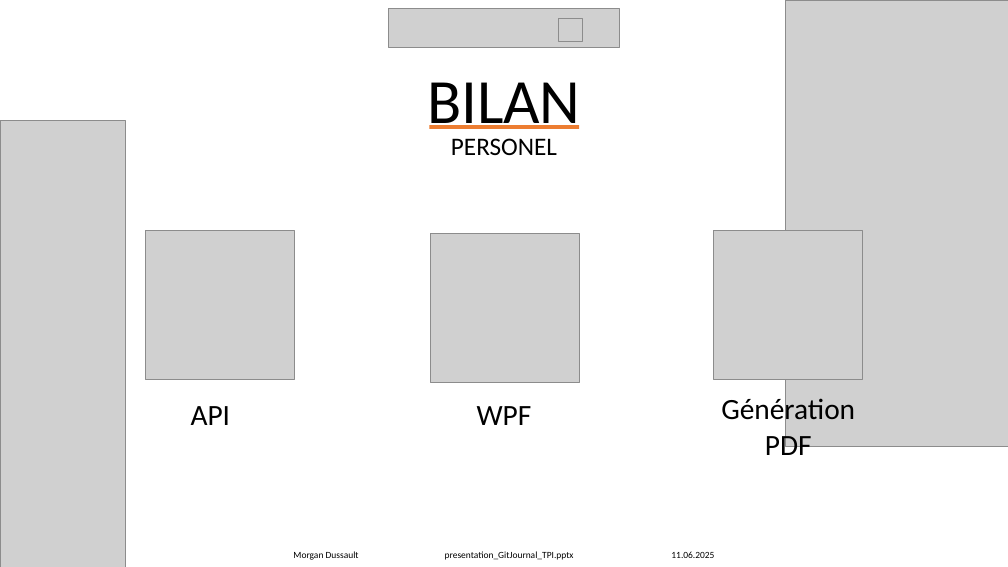
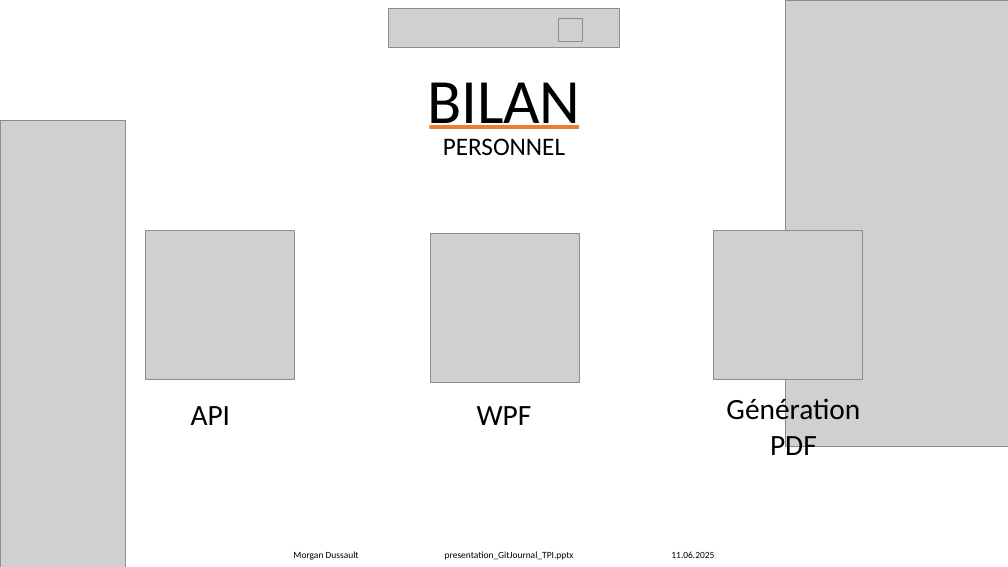
Before and after one commit to Morgan-DD/GitJournal, a slide deck: slide 40 of presentation/presentation_GitJournal_TPI.pptx. Drawn at 1008x567 pixels with LibreOffice and Linux fonts; fonts in the diff are those of the drawing; grey boxes stand for pictures. Boxes give left, top, right and bottom in pixels: in the first picture for what was removed or moved away, otherwise in the second. Text is boxed around its words. In the diff, an @@ line names an element or a change of style, - is before the commit and + after.

```diff
--- a/presentation/presentation_GitJournal_TPI.pptx
+++ b/presentation/presentation_GitJournal_TPI.pptx
@@ text at box(443, 138, 565, 155): text changed @@
-PERSONEL
+PERSONNEL
@@ text "Génération PDF" rewrapped from box(721, 395, 855, 455) to box(726, 395, 860, 462) @@
```
Also in this commit, not shown: 19 other slides changed.
